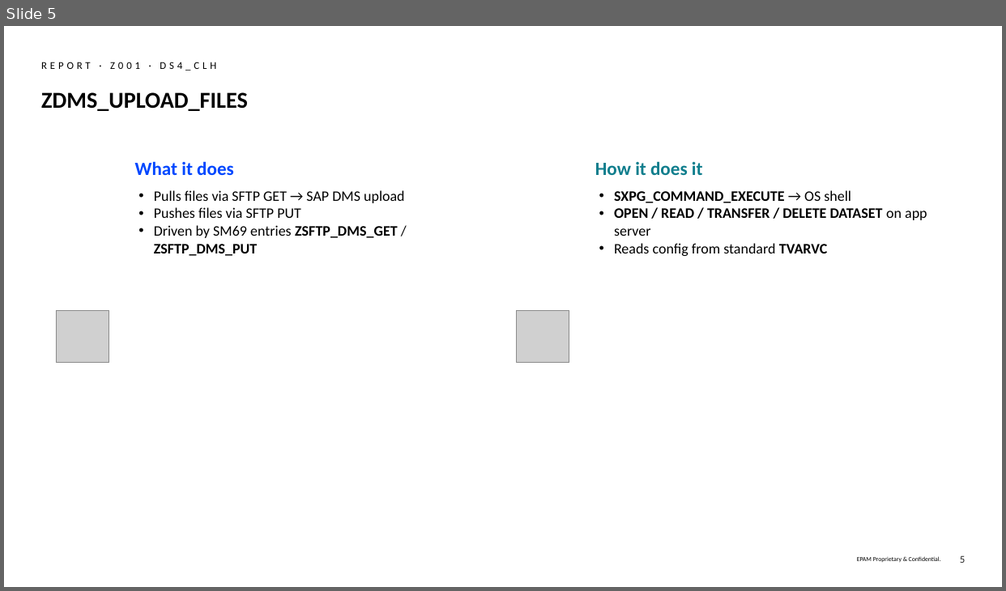
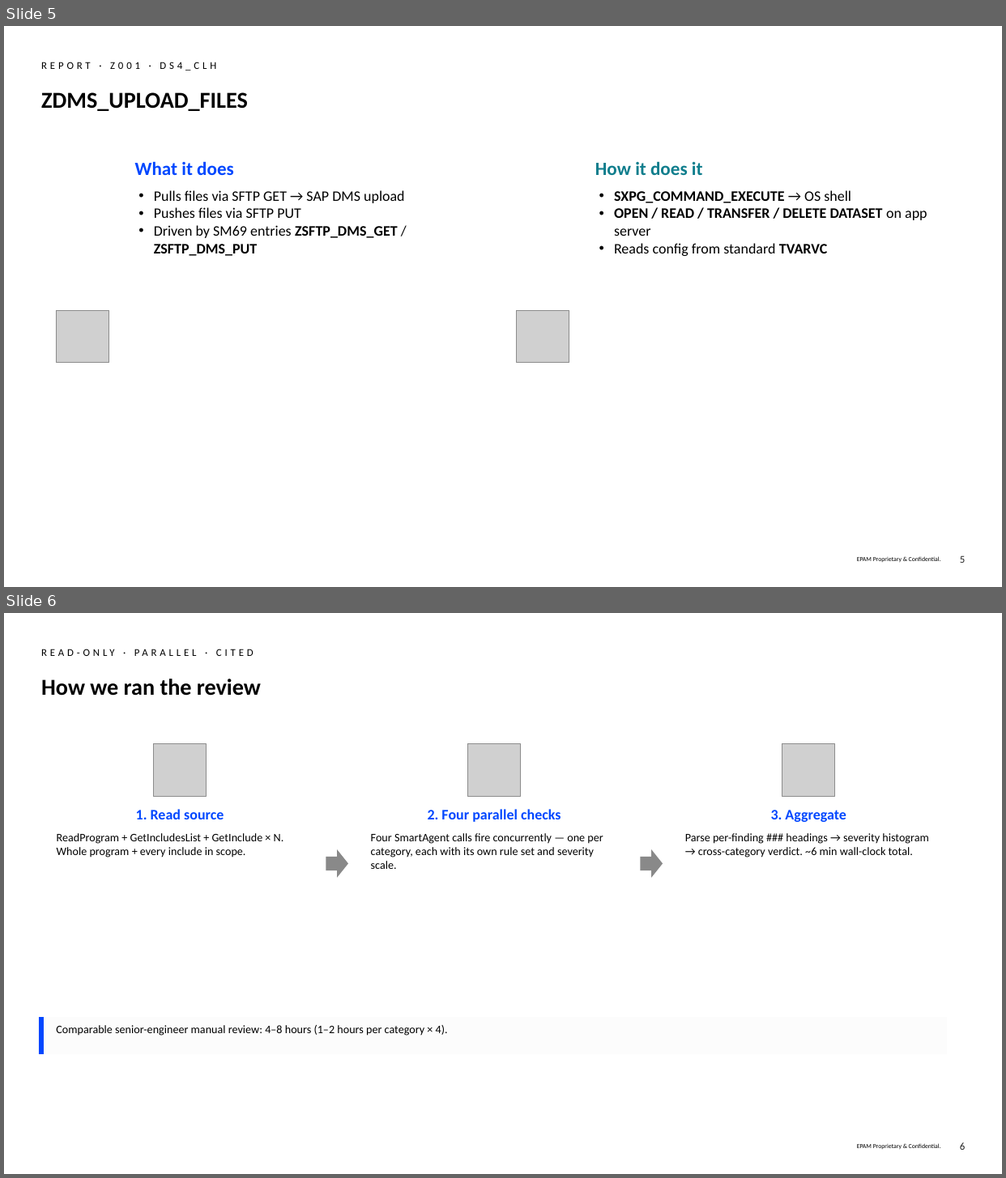
Before and after one commit to fr0ster/cloud-llm-hub, a slide deck: docs/tutorials/code-review/examples/ZDMS_UPLOAD_FILES/report.simple-deck.pptx. Shown one above the other, each under a label of ours: slide 5 before the commit, slides 5 and 6 after it. The pictures are 1006x591 and 1006x1178 pixels, drawn with LibreOffice and Linux fonts; fonts in the diff are those of the drawing; grey boxes stand for pictures; background and template pictures are left out. Boxes give left, top, right and bottom in pixels: in the first picture for what was removed or moved away, otherwise in the second. Text is boxed around its words. In the diff, an @@ line names an element or a change of style, - is before the commit and + after.

```diff
--- a/docs/tutorials/code-review/examples/ZDMS_UPLOAD_FILES/report.simple-deck.pptx
+++ b/docs/tutorials/code-review/examples/ZDMS_UPLOAD_FILES/report.simple-deck.pptx
@@ slide 6 added at (4,613,1002,1174), background #FFFFFF; not listed: 2 template elements that a slide beside it also shows @@
@@ text added at (41,645,337,663), 10 pt, text #000000 @@
+READ-ONLY · PARALLEL · CITED
@@ title added at (41,679,261,696), 22 pt, text #000000, bold @@
+How we ran the review
@@ picture added at (154,744,206,796) @@
@@ picture added at (468,744,521,796) @@
@@ picture added at (782,744,835,796) @@
@@ text added at (57,809,284,858), 11 pt, text #000000 @@
+1. Read source
+ReadProgram + GetIncludesList + GetInclude × N. Whole program + every include in scope.
@@ text added at (371,809,603,869), 11 pt, text #000000 @@
+2. Four parallel checks
+Four SmartAgent calls fire concurrently — one per category, each with its own rule set and severity scale.
@@ text added at (685,810,928,858), 11 pt, text #000000 @@
+3. Aggregate
+Parse per-finding ### headings → severity histogram → cross-category verdict. ~6 min wall-clock total.
@@ right arrow added at (326,850,348,877), fill #898989 @@
@@ right arrow added at (641,850,663,877), fill #898989 @@
@@ table added at (41,1017,948,1054), 1 rows, 1 columns @@
+Comparable senior-engineer manual review: 4–8 hours (1–2 hours per category × 4).
```
Also in this commit, not shown: 1 other slide added, 1 other file.
